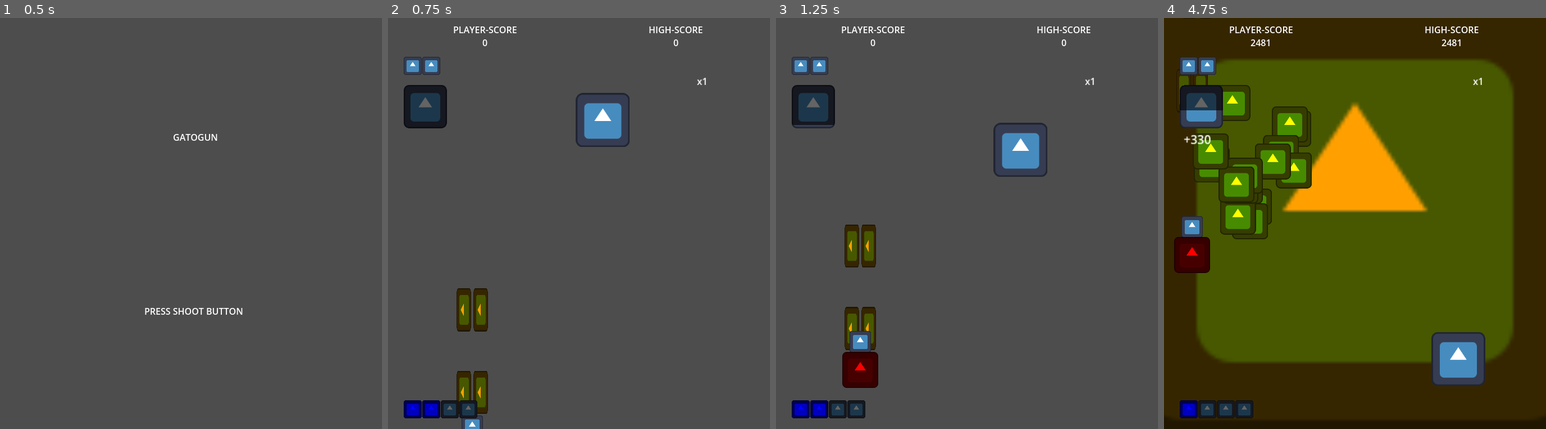
Above: before the commit, frames 1-4 (left to right).
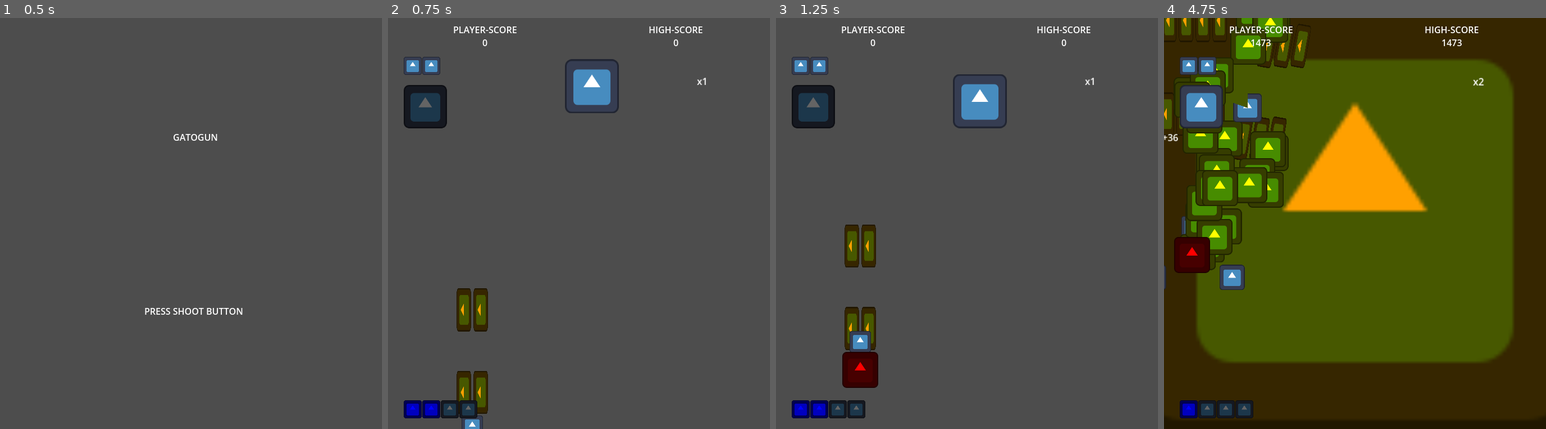
Above: after the commit, the same moments.

Repository: Zeroeth-0/Gatogun
Game: Godot game, scene res://scenes/UI/title_screen.tscn
Same seed, same stepped clock (60 frames per second), same inputs: the game is played once before the commit and once after it. The engine's default icon, where the game draws it, is replaced by a stand-in: a white triangle on a blue panel in a dark square.
Inputs:
- Up to frame 1 (0.5 s): no input
- Up to frame 2 (0.75 s): tap Enter (Start) at 0.5 s; hold Right (RIGHT) from 0.53 s (still down); hold Z (A) from 0.53 s (still down)
- Up to frame 3 (1.25 s): keep holding Right (RIGHT); keep holding Z (A); tap X (B) at 0.8 s
- Up to frame 4 (4.75 s): release Right (RIGHT) at 1.28 s; release Z (A) at 1.28 s; hold Down (DOWN) 1.28-2.03 s; tap X (B) at 1.35, 3.05, 3.6 s; tap C (C) at 1.55, 4.35 s; hold Right (RIGHT) 2.03-2.78 s; hold C (C) 2.03-2.78 s; tap Z (A) at 2.3, 2.85, 4.55 s; hold Up (UP) 2.78-3.53 s; hold C (C) 3.53-4.28 s; hold Left (LEFT) from 3.53 s (still down)

Frame 1 is identical in both runs. In frame 2, 2.0% of the frame differs, in the area x 46-64%, y 10-32%; in frame 3, 2.2%; in frame 4, 12%, in the area x 0-85%, y 0-90%.

Commit message:
New intensity & item behavior

Diff:
--- a/source/bullets/player_bullet.gd
+++ b/source/bullets/player_bullet.gd
@@ -68,10 +68,6 @@
 func _on_area_entered(area: Node) -> void:
 	if area.is_in_group("Enemy") and BulletType != BulletEnum.BOMB and BulletType != BulletEnum.CHARGE:
 		SCORE.increase_combo(damage)
-		if INPUT.fireHold:
-			SCORE.keep_hot()
-		else:
-			SCORE.increase_hot(damage)
 		queue_free()
 
 func _on_area_exited(area: Node) -> void:
--- a/source/enemies/enemy_gatogun.gd
+++ b/source/enemies/enemy_gatogun.gd
@@ -73,9 +73,7 @@
 		for bullet in get_tree().get_nodes_in_group("Enemy Bullet"):
 			if bullet.has_method("cancel"): bullet.cancel()
 
-	if pulseMarked:
-		SCORE.increase_hot(5)
-		SCORE.increase_combo(100)
+	if pulseMarked: SCORE.increase_combo(100)
 
 	queue_free()
 
--- a/source/items/item.gd
+++ b/source/items/item.gd
@@ -12,15 +12,18 @@
 var isCollected := false
 var powerupDir := Vector2(1, 1).normalized()
 var powerUpFollowPlayer: bool = false
+var randSign: int = 1
 
 # === CONSTANTES ===
-const POWERUP_MOVE_SPEED: float = 150
+const POWERUP_MOVE_SPEED: float = 250
 const POWERUP_FOLLOW_SPEED: float = 400
 const ITEM_HALF_SIZE: float = 16
 
 func _ready() -> void:
 	# Lanzamiento inicial con fuerza aleatoria hacia arriba
 	velocity = Vector2(0, randf_range(-launchForce * 0.5, -launchForce * 2))
+
+	randSign = -1 if randf() > 0.5 else 1
 
 	# Esperar antes de activar seguimiento
 	await get_tree().create_timer(delayBeforeFollow, false).timeout
@@ -33,14 +36,14 @@
 		position += velocity * delta
 
 func _move_powerup(delta):
-	var moveSpeed := POWERUP_MOVE_SPEED
-	if !powerUpFollowPlayer:
-		position += powerupDir * moveSpeed * delta
-		_bounce_off_walls()
-
 	if powerUpFollowPlayer:
 		speed = POWERUP_FOLLOW_SPEED
 		_move_towards_player(delta)
+	else:
+		if velocity.y < POWERUP_MOVE_SPEED:
+			velocity.y += grav * delta
+		else: position.x += sin((Time.get_ticks_msec() / 1000.0) * TAU * 1) * 0.5 * randSign
+		position += velocity * delta
 
 func _bounce_off_walls():
 	var screenSize := get_viewport_rect().size
--- a/utils/GameManager.gd
+++ b/utils/GameManager.gd
@@ -59,26 +59,23 @@
 	if spawnContinued:
 		var world = get_tree().get_first_node_in_group("Level")
 		world.lives = liveCount
-		_spawn_powerup(3, maxPowerUp)
+		_spawn_powerup(maxPowerUp)
 
 func _spawn_missing_powerups() -> void:
 	if spawnContinued: return
 
-	var counter = 0
 	var totalBurst = WEAPON.burstLvl - 1
 	var totalLaser = WEAPON.laserLvl - 1
 
-	for i in totalBurst:
-		_spawn_powerup(i, powerUp)
-		counter += 1
+	for i in totalBurst: _spawn_powerup(powerUp)
 
-	for i in totalLaser: _spawn_powerup(counter + i, powerUp)
+	for i in totalLaser: _spawn_powerup(powerUp)
 
-func _spawn_powerup(index: int, node: PackedScene) -> void:
+func _spawn_powerup(node: PackedScene) -> void:
 	var item = node.instantiate()
-	item.position = spawnPos
-	item.powerupDir = directions[index % directions.size()]  # seguridad por índice
 	get_tree().current_scene.call_deferred("add_child", item)
+	var spawnOffset = Vector2(randf_range(-128, 128), 0)
+	item.position = spawnPos + spawnOffset
 
 func _reset_game_state() -> void:
 	SCORE.reset()
--- a/utils/ScoreManager.gd
+++ b/utils/ScoreManager.gd
@@ -39,7 +39,7 @@
 
 # === LOOP PRINCIPAL ===
 func _process(delta: float) -> void:
-	_update_hot(delta)
+	_update_hot()
 	_update_combo(delta)
 	_update_mult(delta)
 
@@ -49,27 +49,39 @@
 		medalCountdown = 0
 
 # === SISTEMA DE INTENSIDAD ===
-func _update_hot(delta: float) -> void:
-	if hot > 0:
-		if hotDrainDelay > 0:
-			hotDrainDelay -= delta
-		else:
-			hot -= hotDrainRate * delta
-			if hot <= 0:
-				hot = 0
+func _update_hot() -> void:
+	var dist = INF
+	for e in get_tree().get_nodes_in_group("Enemy"):
+		if is_instance_valid(e):
+			dist = min(dist, GAME.get_player().distance_to(e.global_position))
+	if medalCountdown > 0: hot = 100.0
+	else: hot = clamp(remap(dist, 200.0, 500.0, 100.0, 0.0), 0.0, 100.0)
 
 # === SISTEMA DE MULT ===
 func _update_mult(delta: float) -> void:
+	var needWait: bool = true
 	if hot <= 0 and mult > 1:
+		if needWait:
+			await get_tree().create_timer(3.0).timeout
+			needWait = false
 		multDrainTime += delta
 		while multDrainTime >= multDrainLimit:
 			if (mult - 3 >= 1): mult -= 3
 			else: mult -= 1
 			multDrainTime -= multDrainLimit
+	else: needWait = true
+
+	if mult <= 1: mult = 1
 
 # === SISTEMA DE COMBO ===
 func _update_combo(delta: float) -> void:
-	if hot <= 0 and comboResetTimer >= 0: comboResetTimer -= delta
+	var needWait: bool = true
+	if hot <= 0 and comboResetTimer >= 0:
+		if needWait:
+			await get_tree().create_timer(3.0).timeout
+			needWait = false
+		comboResetTimer -= delta
+	else: needWait = true
 
 	if combo <= 0:
 		combo = 0
@@ -100,13 +112,6 @@
 	comboResetTimer = 0.1
 	comboLimit = 0.001
 
-func increase_hot(value: int) -> void:
-	hot = clampf(hot + value, 0.0, hotSize)
-	hotDrainDelay = 1.0  # Delay antes de que empiece a bajar
-
-func keep_hot() -> void:
-	hotDrainDelay = 0.1
-
 func increase_mult() -> void:
 	mult += 1
 
